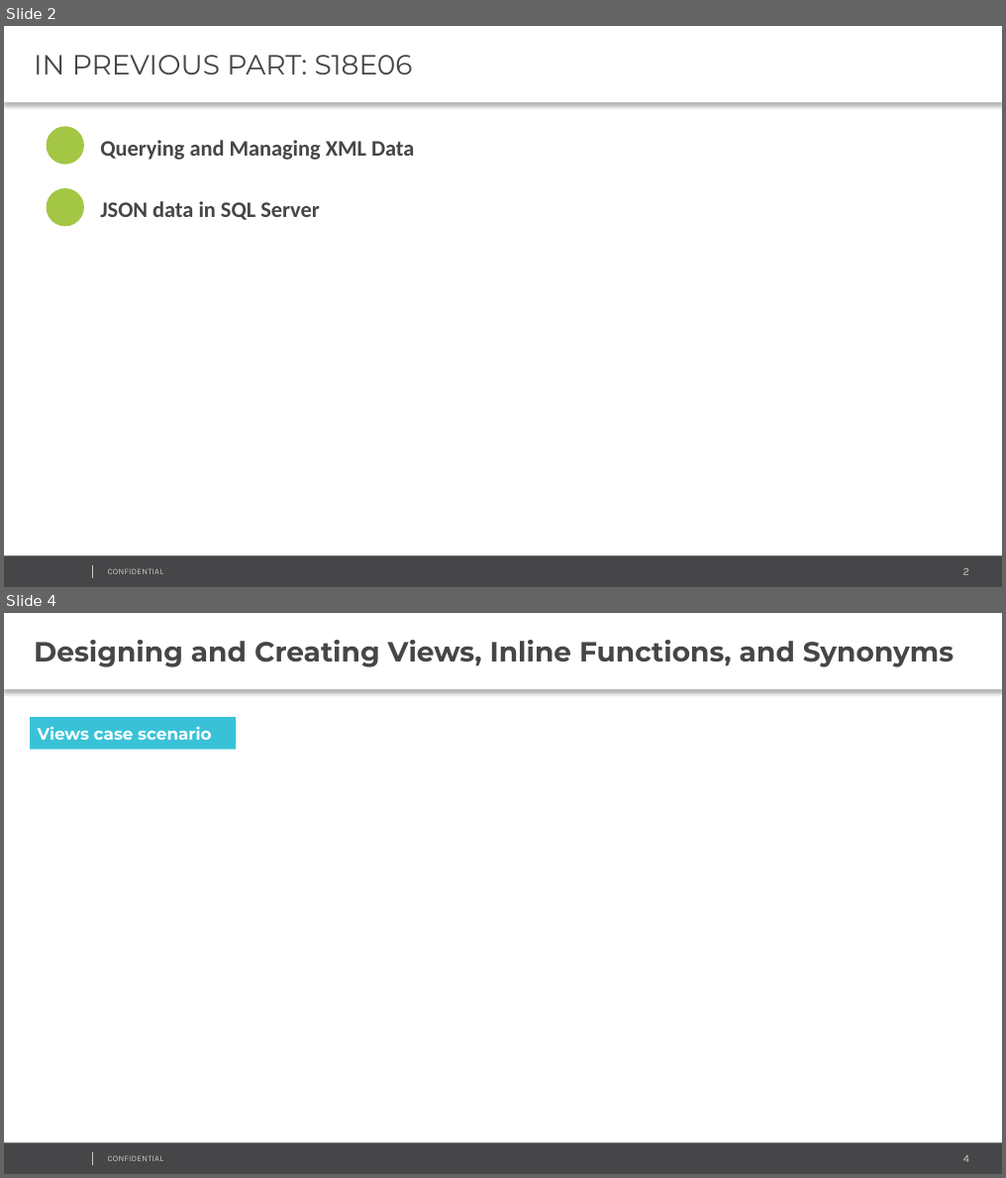
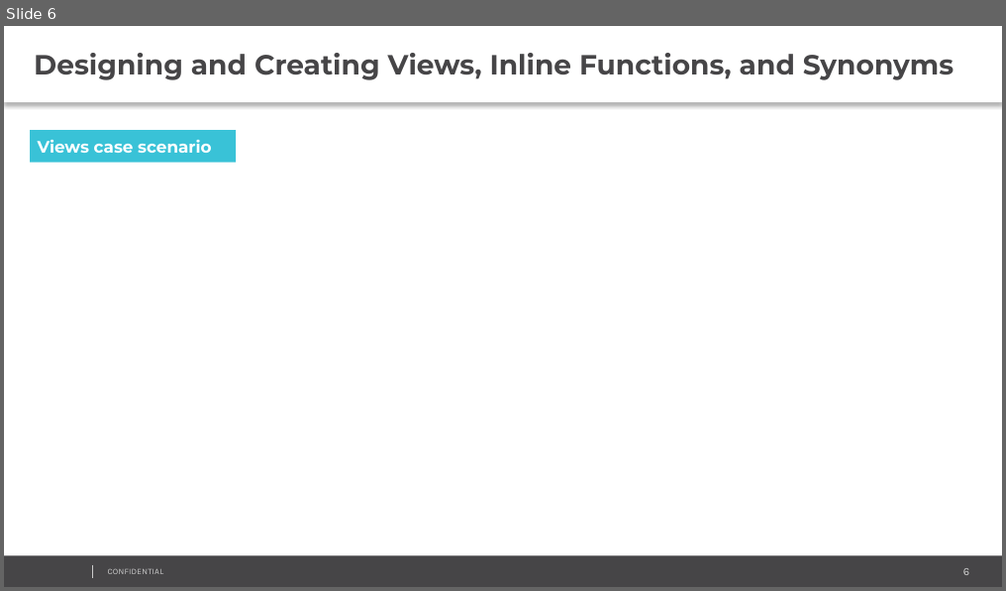
Before and after one commit to AndreyQC/MSBI.Lab, a slide deck: MSBI.Lecture.07/MSBI.Dev.S19E07.pptx. Shown one above the other, each under a label of ours: slides 2 and 4 before the commit, slide 6 after it; the slides between them are not shown. The pictures are 1006x1178 and 1006x591 pixels, drawn with LibreOffice and Linux fonts; fonts in the diff are those of the drawing; background and template pictures are left out. Boxes give left, top, right and bottom in pixels: in the first picture for what was removed or moved away, otherwise in the second. Text is boxed around its words. In the diff, an @@ line names an element or a change of style, - is before the commit and + after.

```diff
--- a/MSBI.Lecture.07/MSBI.Dev.S19E07.pptx
+++ b/MSBI.Lecture.07/MSBI.Dev.S19E07.pptx
@@ slide 2 removed at [4, 26, 1002, 587], background #FFFFFF; not listed: 4 template elements that a slide beside it also shows @@
@@ text removed at [4, 26, 1002, 103] @@
-IN PREVIOUS PART: S18E06
@@ ellipse removed at [46, 127, 84, 165] @@
@@ text removed at [100, 140, 414, 160] @@
-Querying and Managing XML Data
@@ ellipse removed at [46, 188, 84, 227] @@
@@ text removed at [100, 201, 319, 220] @@
-JSON data in SQL Server
@@ what was slide 4 is now slide 6 @@
```
Also in this commit, not shown: 1 slide changed, 10 slides added, 1 other slide removed, 10 other files.
